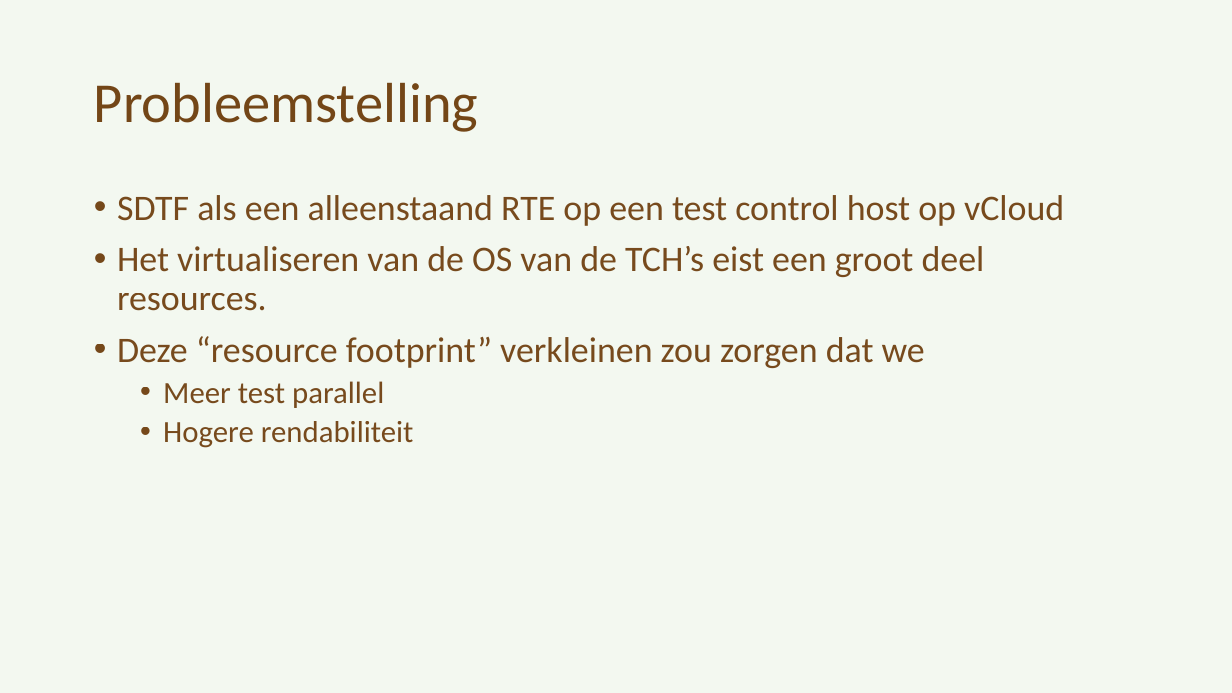
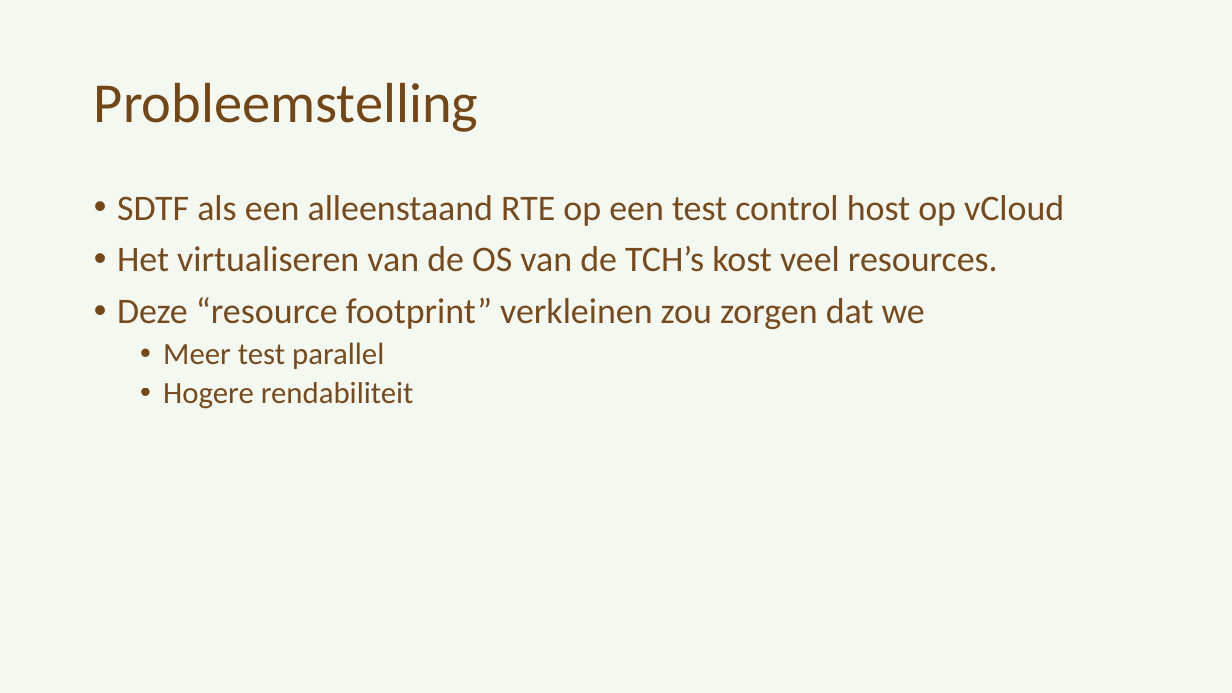
Before and after one commit to Arnonator/thesisDocs, a slide deck: slide 5 of Presentaties/tussentijdse_presentatie_arno_willaert.pptx (slide 3 before the commit). Drawn at 1232x693 pixels with LibreOffice and Linux fonts; fonts in the diff are those of the drawing. Boxes give left, top, right and bottom in pixels: in the first picture for what was removed or moved away, otherwise in the second. Text is boxed around its words. In the diff, an @@ line names an element or a change of style, - is before the commit and + after.

```diff
--- a/Presentaties/tussentijdse_presentatie_arno_willaert.pptx
+++ b/Presentaties/tussentijdse_presentatie_arno_willaert.pptx
@@ text at [117, 246, 998, 272]: text changed @@
-• Het virtualiseren van de OS van de TCH’s eist een groot deel resources.
+• Het virtualiseren van de OS van de TCH’s kost veel resources.
```
Also in this commit, not shown: 2 other slides changed, 10 slides added, 15 other files.
